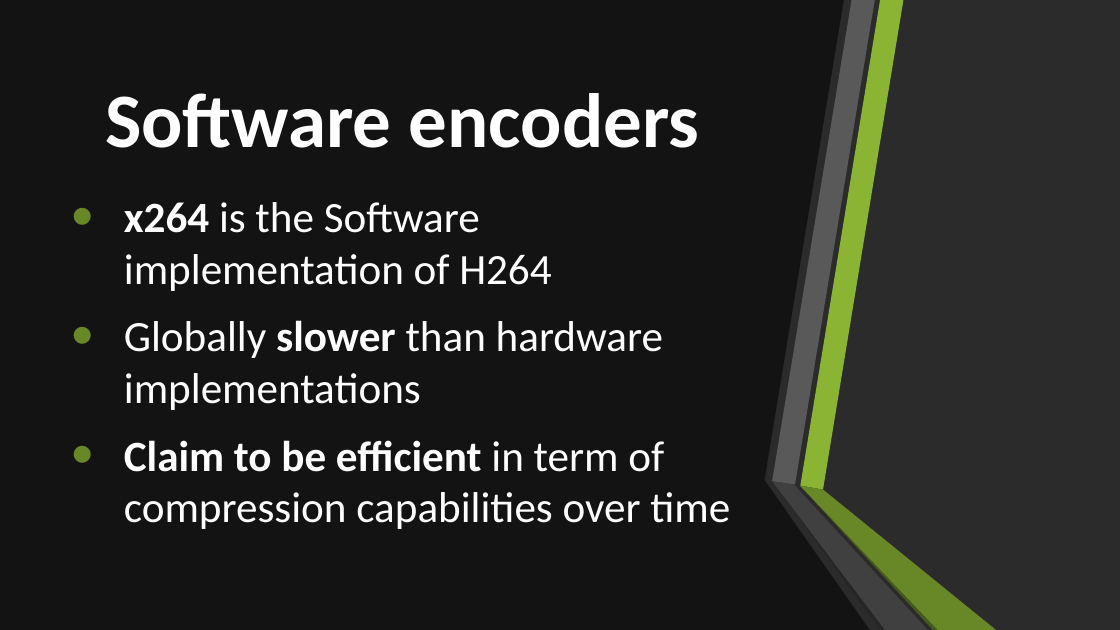
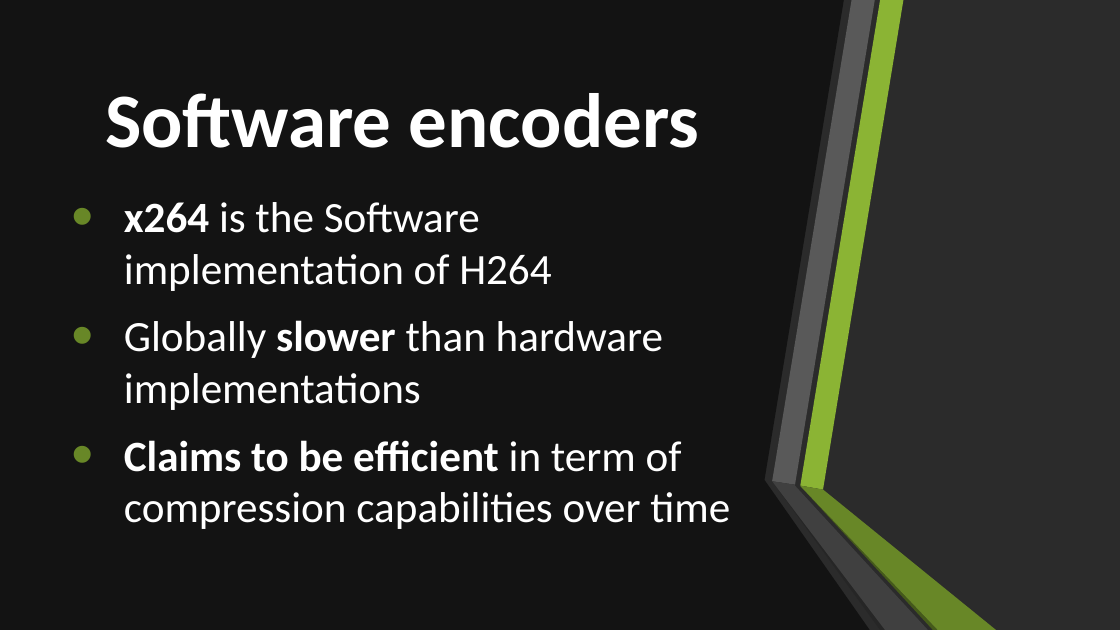
Before and after one commit to Rijndael99/encoding_bench, a slide deck: slide 7 of presentation.pptx. Drawn at 1120x630 pixels with LibreOffice and Linux fonts; fonts in the diff are those of the drawing; background and template pictures are left out; a plain dark background stands for a picture behind light text. Boxes give left, top, right and bottom in pixels: in the first picture for what was removed or moved away, otherwise in the second. Text is boxed around its words. In the diff, an @@ line names an element or a change of style, - is before the commit and + after.

```diff
--- a/presentation.pptx
+++ b/presentation.pptx
@@ text at (124,440,730,529): text changed @@
-• Claim to be efficient in term of compression capabilities over time
+• Claims to be efficient in term of compression capabilities over time
```
Also in this commit, not shown: 4 other slides changed, 8 slides added.
